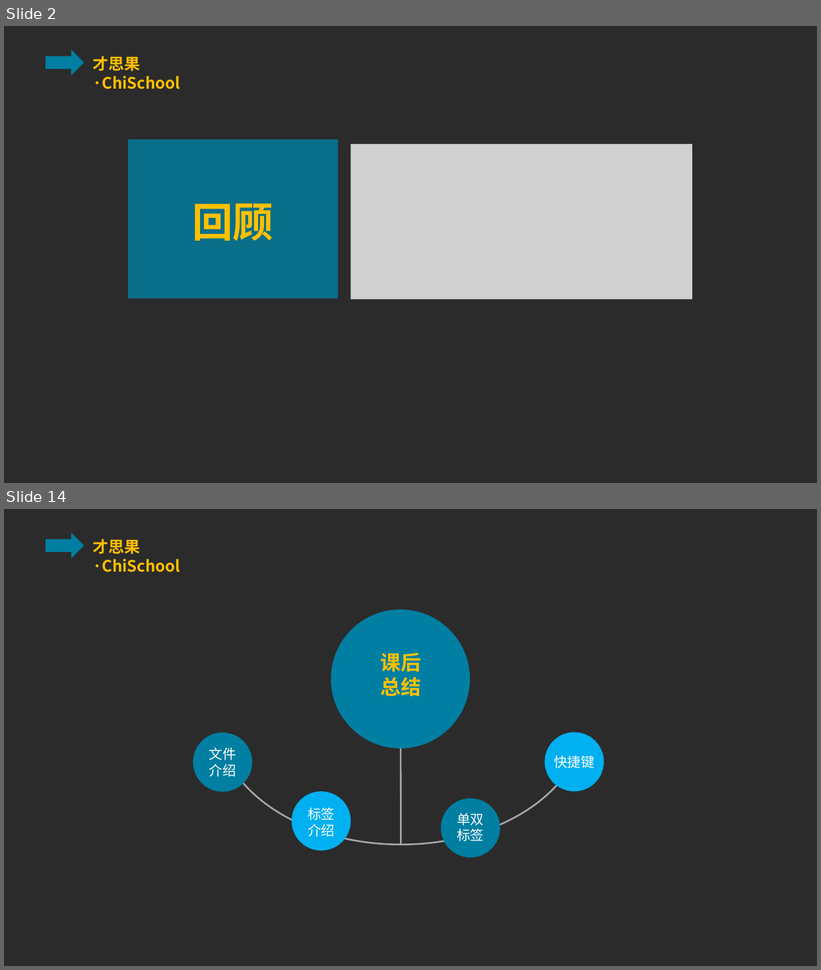
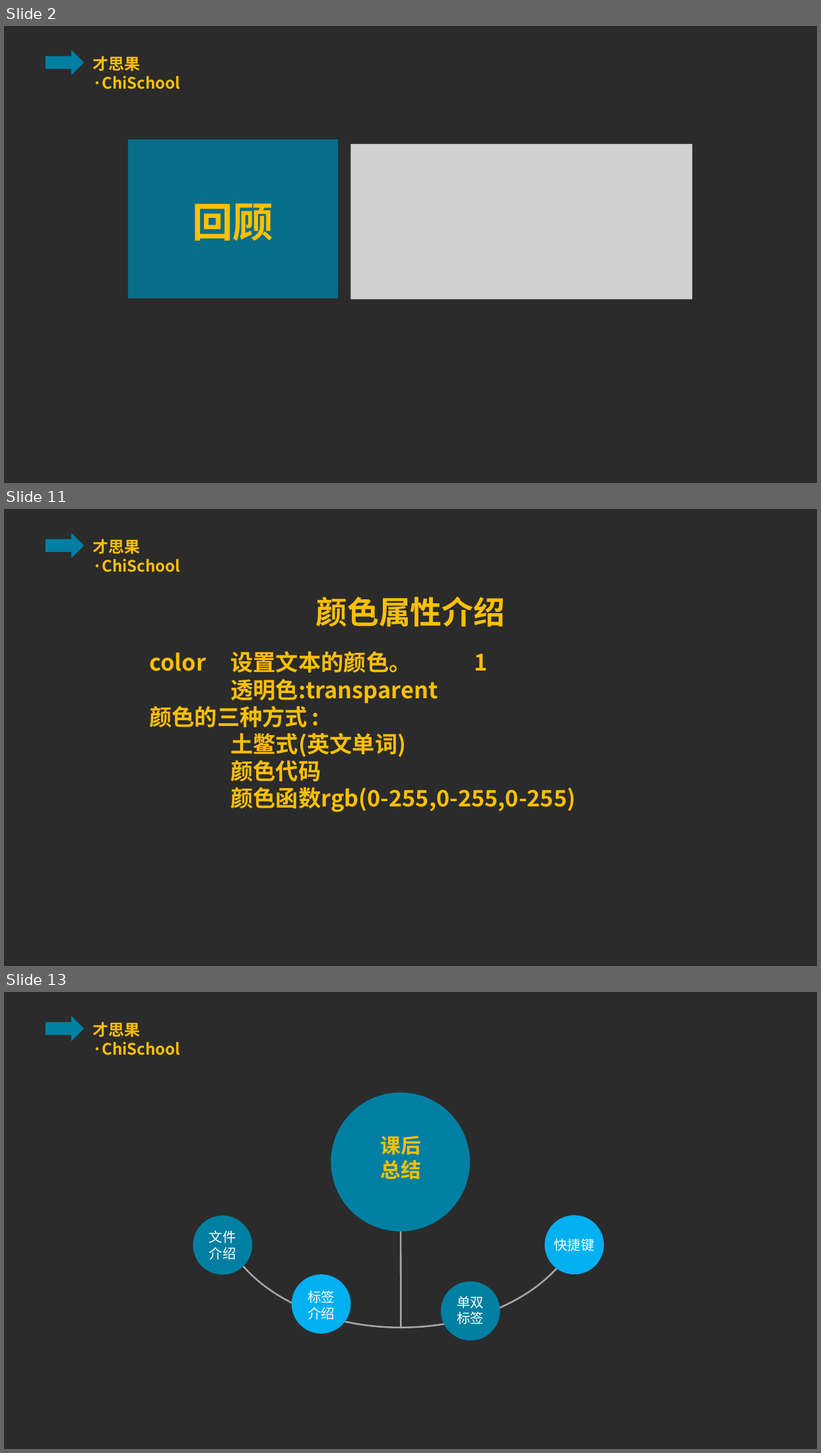
Before and after one commit to ppliu1987/chichool, a slide deck: html/class/lesson_five/lesson_five.pptx. Shown one above the other, each under a label of ours: slides 2 and 14 before the commit, slides 2, 11 and 13 after it; the slides between them are not shown. The pictures are 821x970 and 821x1453 pixels, drawn with LibreOffice and Linux fonts; fonts in the diff are those of the drawing; grey boxes stand for pictures; background and template pictures are left out; a plain dark background stands for a picture behind light text. Boxes give left, top, right and bottom in pixels: in the first picture for what was removed or moved away, otherwise in the second. Text is boxed around its words. In the diff, an @@ line names an element or a change of style, - is before the commit and + after.

```diff
--- a/html/class/lesson_five/lesson_five.pptx
+++ b/html/class/lesson_five/lesson_five.pptx
@@ slide 11 added at [4,509,817,966], background picture (left out); not listed: 2 template elements that a slide beside it also shows @@
@@ text added at [316,597,505,627], 28 pt, text #FFC000, bold @@
+颜色属性介绍
@@ text added at [149,651,576,813], 20 pt, text #FFC000, bold @@
+color 设置文本的颜色。 1
+透明色:transparent
+颜色的三种方式 :
+土鳖式(英文单词)
+颜色代码
+颜色函数rgb(0-255,0-255,0-255)
@@ what was slide 14 is now slide 13 @@
```
Also in this commit, not shown: 2 slides changed, 8 other slides added, 10 slides removed, 3 other files.
